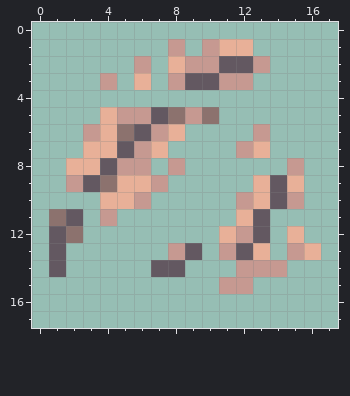
File history of a pixel-art sprite, src/main/resources/assets/dndreams/textures/mob_effect/stifled.png. Above, as it was before the edit.
The file is 18x18 pixels.
New version:
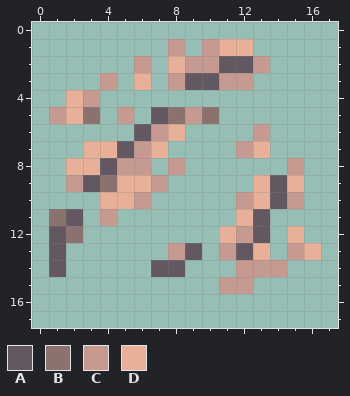
Palette (. is transparent): A #635861  B #8c726e  C #c69991  D #e8b098
From old to new:
y 4: x 2..3 .. -> DC
y 5: x 1..4 ...D -> CDB.; x 6 C -> .
y 6: x 3..5 CDB -> ...
